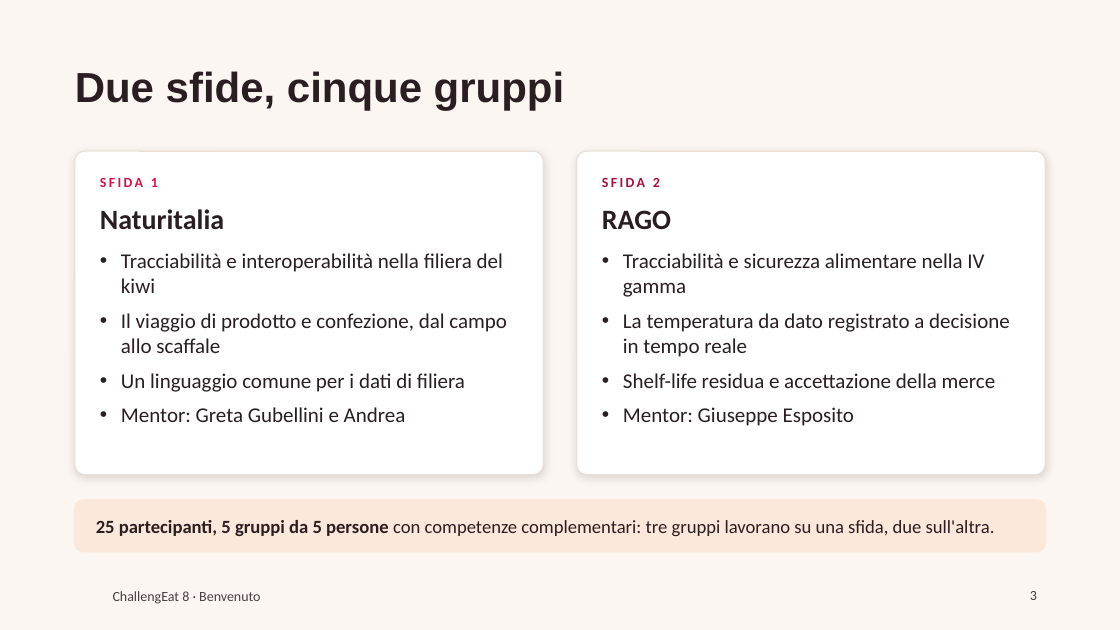
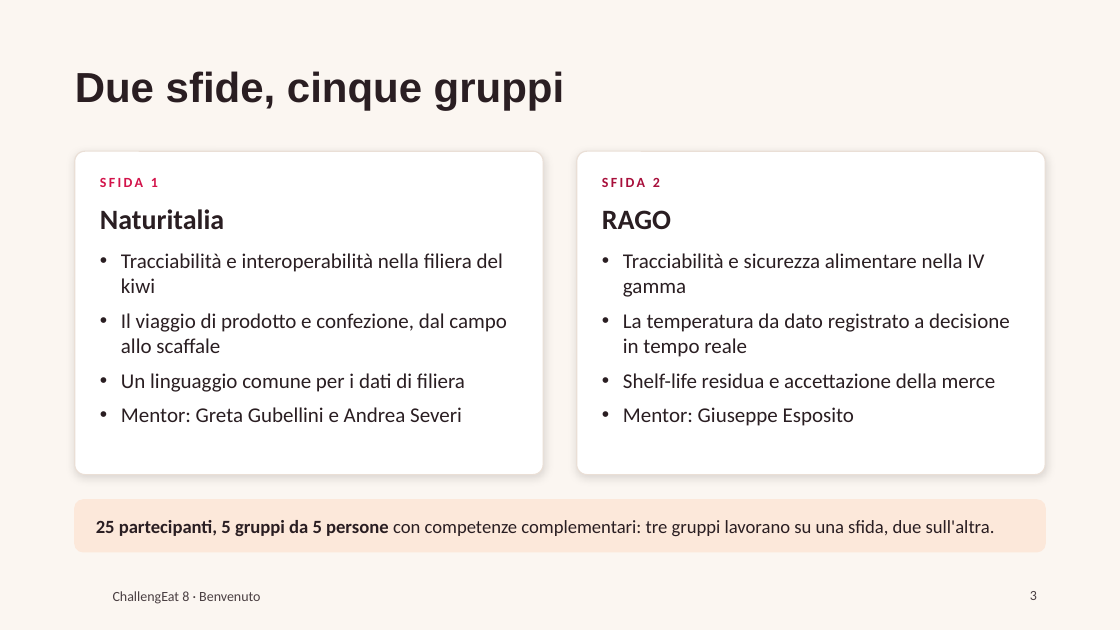
Before and after one commit to foodhub-srl-sb/firex-deploy, a slide deck: slide 3 of slides/benvenuto.pptx. Drawn at 1120x630 pixels with LibreOffice and Linux fonts; fonts in the diff are those of the drawing; background and template pictures are left out. Boxes give left, top, right and bottom in pixels: in the first picture for what was removed or moved away, otherwise in the second. Text is boxed around its words. In the diff, an @@ line names an element or a change of style, - is before the commit and + after.

```diff
--- a/slides/benvenuto.pptx
+++ b/slides/benvenuto.pptx
@@ text at <box>121,407,462,422</box>: text changed @@
-• Mentor: Greta Gubellini e Andrea
+• Mentor: Greta Gubellini e Andrea Severi
```
Also in this commit, not shown: 4 other files.
